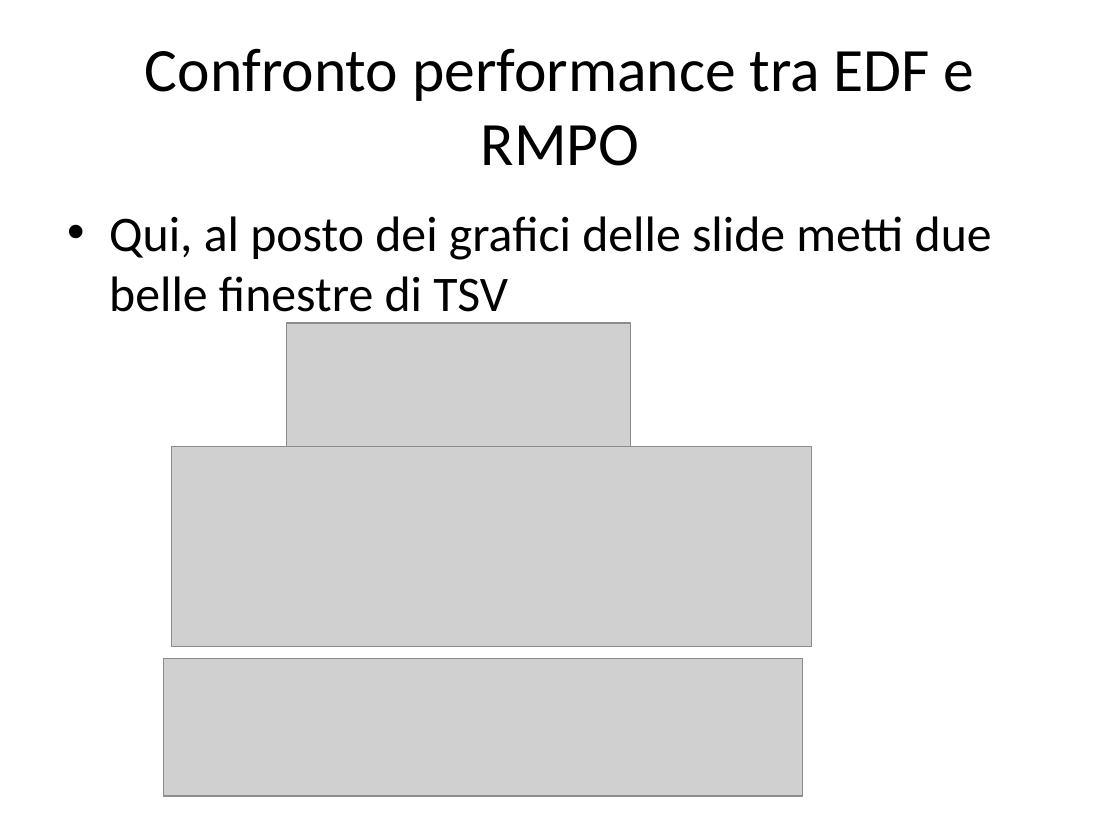
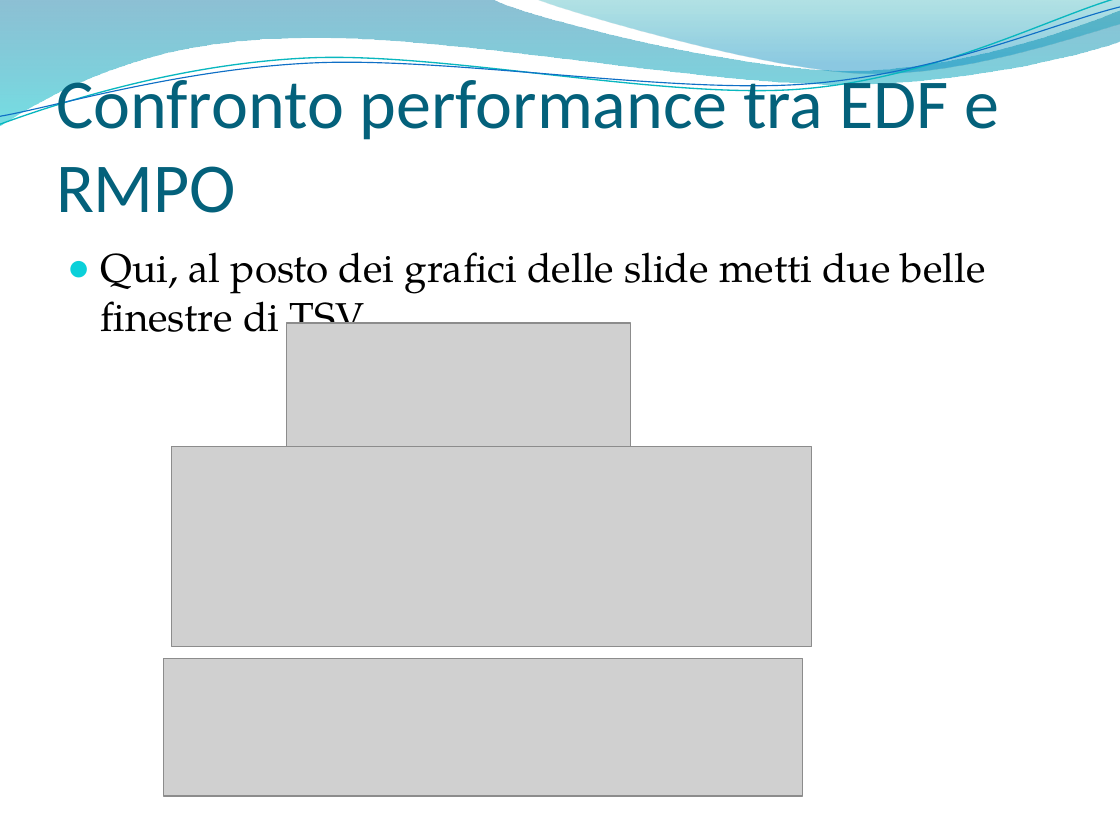
Before and after one commit to marconanni/provejavarealtime, a slide deck: slide 11 of SolarisNetBeansProjects/parti tesi/bozza presentazione.pptx (slide 14 before the commit). Drawn at 1120x840 pixels with LibreOffice and Linux fonts; fonts in the diff are those of the drawing; grey boxes stand for pictures; background and template pictures are left out. Boxes give left, top, right and bottom in pixels: in the first picture for what was removed or moved away, otherwise in the second. Text is boxed around its words. In the diff, an @@ line names an element or a change of style, - is before the commit and + after.

```diff
--- a/SolarisNetBeansProjects/parti tesi/bozza presentazione.pptx
+++ b/SolarisNetBeansProjects/parti tesi/bozza presentazione.pptx
@@ freeform shape added at (x1=0, y1=0, x2=1120, y2=127), fill gradient #0074A1 to #00C6CF @@
@@ freeform shape added at (x1=0, y1=0, x2=1120, y2=131), outline #0AB8BF 0.85 pt @@
@@ freeform shape added at (x1=0, y1=7, x2=1120, y2=125), outline #0F6FC6 0.75 pt @@
@@ freeform shape added at (x1=536, y1=0, x2=1120, y2=77), fill gradient #00A1A9 to #008BBF @@
@@ title "Confronto performance tra EDF e ..." moved from (x1=145, y1=48, x2=975, y2=166) to (x1=56, y1=69, x2=999, y2=213) @@
@@ title "Confronto performance tra EDF e ..." at (x1=56, y1=69, x2=999, y2=213): size 39.6 to 45 pt, text colour #000000 to #04617B; alignment centre to left; vertical alignment middle to bottom @@
@@ text "Qui, al posto dei grafici ..." moved from (x1=109, y1=216, x2=992, y2=323) to (x1=101, y1=252, x2=986, y2=332) @@
@@ text "Qui, al posto dei grafici ..." at (x1=101, y1=252, x2=986, y2=332): size 32 to 26 pt, font Calibri to TeX Gyre Pagella; bullet • to ●; less space between paragraphs @@
```
Also in this commit, not shown: 21 other slides changed, 1 slide added, 4 slides removed.
